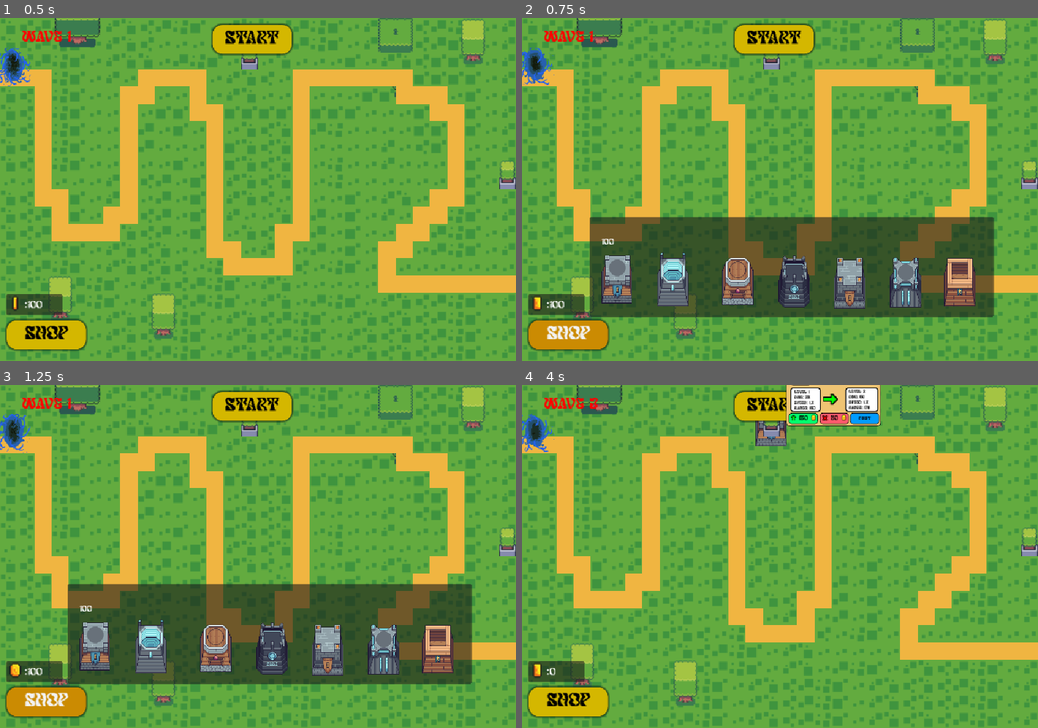
Above: before the commit, frames 1-4 (two rows, left to right).
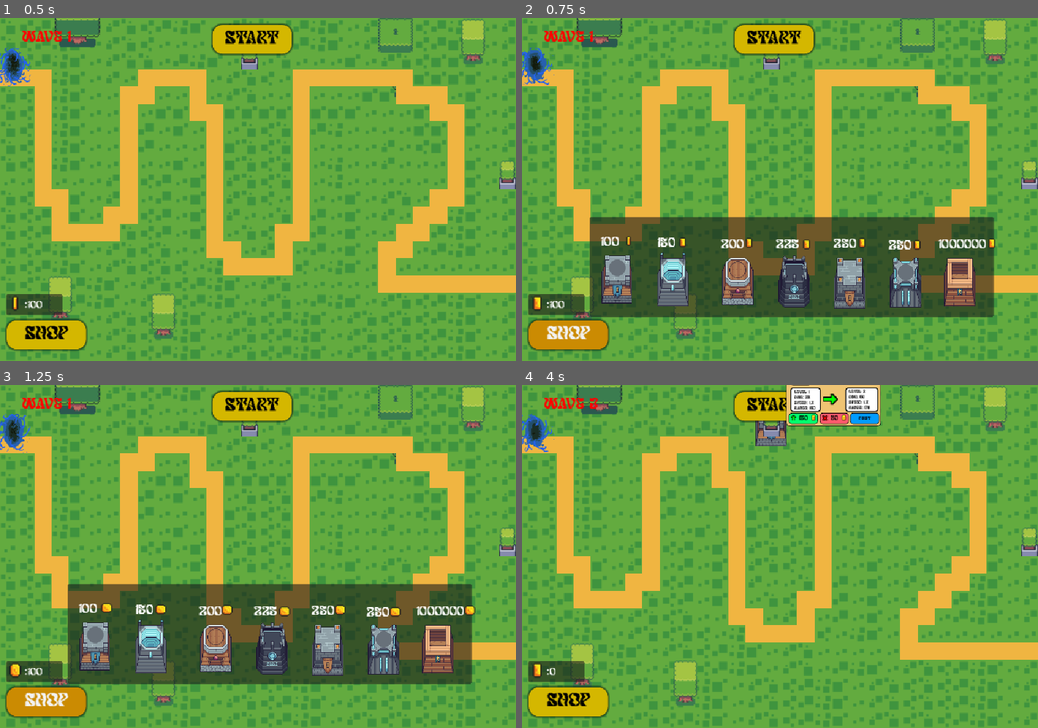
Above: after the commit, the same moments.

Repository: NNKD-Kevin/tower-defense
Game: Godot game, scene res://scenes/main.tscn
Two runs of this game, one before a commit and one after it. Both use one fixed random seed, a clock stepped at 60 frames per second and the inputs below.
Inputs (mouse positions are in pixels of both pictures, inside the frame that each line leads up to):
- Up to frame 1 (0.5 s): no input
- Up to frame 2 (0.75 s): click "Shop" at 0.5 s
- Up to frame 3 (1.25 s): no input
- Up to frame 4 (4 s): click "100" at 1.25 s; click "Start" at 2 s; click "Start" at 2.75 s; tap Enter at 3.5 s; drag from (769, 422) to (831, 481) at 3.52 s

Frame 1 is identical in both runs. In frame 2, 0.9% of the frame differs, in the area x 15-92%, y 63-68%; in frame 3, 1.1%, in the area x 15-93%, y 63-68%; in frame 4, less than 0.1%.

Commit message:
Writing dictionary and shop prices

Diff:
--- a/tower-defense/scenes/main.tscn
+++ b/tower-defense/scenes/main.tscn
@@ -955,84 +955,6 @@
 atlas = ExtResource("6_choun")
 region = Rect2(0, 0, 62, 128)
 
-[sub_resource type="StyleBoxEmpty" id="StyleBoxEmpty_0sxyj"]
-
-[sub_resource type="StyleBoxEmpty" id="StyleBoxEmpty_muem4"]
-
-[sub_resource type="StyleBoxEmpty" id="StyleBoxEmpty_dp3eg"]
-content_margin_bottom = 20.0
-
-[sub_resource type="StyleBoxEmpty" id="StyleBoxEmpty_0ld40"]
-
-[sub_resource type="AtlasTexture" id="AtlasTexture_d2pp6"]
-atlas = ExtResource("7_ya4ey")
-region = Rect2(0, 0, 64.54001, 192)
-
-[sub_resource type="StyleBoxEmpty" id="StyleBoxEmpty_o5tgd"]
-
-[sub_resource type="StyleBoxEmpty" id="StyleBoxEmpty_gqmmt"]
-
-[sub_resource type="StyleBoxEmpty" id="StyleBoxEmpty_yc10j"]
-content_margin_bottom = 20.0
-
-[sub_resource type="StyleBoxEmpty" id="StyleBoxEmpty_jscy8"]
-
-[sub_resource type="AtlasTexture" id="AtlasTexture_u7cuq"]
-atlas = ExtResource("8_eb6dy")
-region = Rect2(0, 0, 65.74997, 128)
-
-[sub_resource type="StyleBoxEmpty" id="StyleBoxEmpty_s5u3a"]
-
-[sub_resource type="StyleBoxEmpty" id="StyleBoxEmpty_pm3ni"]
-
-[sub_resource type="StyleBoxEmpty" id="StyleBoxEmpty_y6deb"]
-content_margin_bottom = 20.0
-
-[sub_resource type="StyleBoxEmpty" id="StyleBoxEmpty_og1vs"]
-
-[sub_resource type="AtlasTexture" id="AtlasTexture_o5tgd"]
-atlas = ExtResource("9_trceg")
-region = Rect2(0, 0, 64.54001, 128)
-
-[sub_resource type="StyleBoxEmpty" id="StyleBoxEmpty_8vrlf"]
-
-[sub_resource type="StyleBoxEmpty" id="StyleBoxEmpty_2wyq8"]
-
-[sub_resource type="StyleBoxEmpty" id="StyleBoxEmpty_vxglm"]
-content_margin_bottom = 20.0
-
-[sub_resource type="StyleBoxEmpty" id="StyleBoxEmpty_yq6so"]
-
-[sub_resource type="AtlasTexture" id="AtlasTexture_1vivr"]
-atlas = ExtResource("10_trceg")
-region = Rect2(0, 0, 64.80002, 128)
-
-[sub_resource type="StyleBoxEmpty" id="StyleBoxEmpty_v5gy4"]
-
-[sub_resource type="StyleBoxEmpty" id="StyleBoxEmpty_fv21b"]
-
-[sub_resource type="StyleBoxEmpty" id="StyleBoxEmpty_tel4y"]
-content_margin_bottom = 20.0
-
-[sub_resource type="StyleBoxEmpty" id="StyleBoxEmpty_qkpxi"]
-
-[sub_resource type="AtlasTexture" id="AtlasTexture_8vrlf"]
-atlas = ExtResource("11_a8y0u")
-region = Rect2(0, 0, 64.80002, 128)
-
-[sub_resource type="StyleBoxEmpty" id="StyleBoxEmpty_qbdty"]
-
-[sub_resource type="StyleBoxEmpty" id="StyleBoxEmpty_5q0nq"]
-
-[sub_resource type="StyleBoxEmpty" id="StyleBoxEmpty_dgi5k"]
-content_margin_bottom = 20.0
-
-[sub_resource type="StyleBoxEmpty" id="StyleBoxEmpty_j8jky"]
-
-[sub_resource type="AtlasTexture" id="AtlasTexture_v5gy4"]
-atlas = ExtResource("12_jkv2x")
-region = Rect2(0, 0, 64.80002, 192)
-
 [sub_resource type="AtlasTexture" id="AtlasTexture_o6xl0"]
 atlas = ExtResource("6_tefeu")
 region = Rect2(0, 0, 16, 16)
@@ -1124,6 +1046,84 @@
 "name": &"default",
 "speed": 5.0
 }]
+
+[sub_resource type="StyleBoxEmpty" id="StyleBoxEmpty_0sxyj"]
+
+[sub_resource type="StyleBoxEmpty" id="StyleBoxEmpty_muem4"]
+
+[sub_resource type="StyleBoxEmpty" id="StyleBoxEmpty_dp3eg"]
+content_margin_bottom = 20.0
+
+[sub_resource type="StyleBoxEmpty" id="StyleBoxEmpty_0ld40"]
+
+[sub_resource type="AtlasTexture" id="AtlasTexture_d2pp6"]
+atlas = ExtResource("7_ya4ey")
+region = Rect2(0, 0, 64.54001, 192)
+
+[sub_resource type="StyleBoxEmpty" id="StyleBoxEmpty_o5tgd"]
+
+[sub_resource type="StyleBoxEmpty" id="StyleBoxEmpty_gqmmt"]
+
+[sub_resource type="StyleBoxEmpty" id="StyleBoxEmpty_yc10j"]
+content_margin_bottom = 20.0
+
+[sub_resource type="StyleBoxEmpty" id="StyleBoxEmpty_jscy8"]
+
+[sub_resource type="AtlasTexture" id="AtlasTexture_u7cuq"]
+atlas = ExtResource("8_eb6dy")
+region = Rect2(0, 0, 65.74997, 128)
+
+[sub_resource type="StyleBoxEmpty" id="StyleBoxEmpty_s5u3a"]
+
+[sub_resource type="StyleBoxEmpty" id="StyleBoxEmpty_pm3ni"]
+
+[sub_resource type="StyleBoxEmpty" id="StyleBoxEmpty_y6deb"]
+content_margin_bottom = 20.0
+
+[sub_resource type="StyleBoxEmpty" id="StyleBoxEmpty_og1vs"]
+
+[sub_resource type="AtlasTexture" id="AtlasTexture_o5tgd"]
+atlas = ExtResource("9_trceg")
+region = Rect2(0, 0, 64.54001, 128)
+
+[sub_resource type="StyleBoxEmpty" id="StyleBoxEmpty_8vrlf"]
+
+[sub_resource type="StyleBoxEmpty" id="StyleBoxEmpty_2wyq8"]
+
+[sub_resource type="StyleBoxEmpty" id="StyleBoxEmpty_vxglm"]
+content_margin_bottom = 20.0
+
+[sub_resource type="StyleBoxEmpty" id="StyleBoxEmpty_yq6so"]
+
+[sub_resource type="AtlasTexture" id="AtlasTexture_1vivr"]
+atlas = ExtResource("10_trceg")
+region = Rect2(0, 0, 64.80002, 128)
+
+[sub_resource type="StyleBoxEmpty" id="StyleBoxEmpty_v5gy4"]
+
+[sub_resource type="StyleBoxEmpty" id="StyleBoxEmpty_fv21b"]
+
+[sub_resource type="StyleBoxEmpty" id="StyleBoxEmpty_tel4y"]
+content_margin_bottom = 20.0
+
+[sub_resource type="StyleBoxEmpty" id="StyleBoxEmpty_qkpxi"]
+
+[sub_resource type="AtlasTexture" id="AtlasTexture_8vrlf"]
+atlas = ExtResource("11_a8y0u")
+region = Rect2(0, 0, 64.80002, 128)
+
+[sub_resource type="StyleBoxEmpty" id="StyleBoxEmpty_qbdty"]
+
+[sub_resource type="StyleBoxEmpty" id="StyleBoxEmpty_5q0nq"]
+
+[sub_resource type="StyleBoxEmpty" id="StyleBoxEmpty_dgi5k"]
+content_margin_bottom = 20.0
+
+[sub_resource type="StyleBoxEmpty" id="StyleBoxEmpty_j8jky"]
+
+[sub_resource type="AtlasTexture" id="AtlasTexture_v5gy4"]
+atlas = ExtResource("12_jkv2x")
+region = Rect2(0, 0, 64.80002, 192)
 
 [node name="Node2D2" type="Node2D" unique_id=1826028556]
 script = ExtResource("1_tbgi4")
@@ -1208,11 +1208,26 @@
 icon = SubResource("AtlasTexture_auskg")
 
 [node name="Label" type="Label" parent="CanvasLayer/Panel/tower1" unique_id=1967089739]
-layout_mode = 0
-offset_right = 40.0
-offset_bottom = 23.0
+layout_mode = 1
+anchors_preset = -1
+anchor_left = 1.626
+anchor_top = -1.2360001
+anchor_right = 1.626
+anchor_bottom = -1.2360001
+offset_left = -122.324005
+offset_top = 164.09601
+offset_right = -77.324005
+offset_bottom = 192.09601
 theme_override_fonts/font = ExtResource("5_tefeu")
+theme_override_font_sizes/font_size = 25
 text = "100"
+
+[node name="AnimatedSprite2D" type="AnimatedSprite2D" parent="CanvasLayer/Panel/tower1" unique_id=1774910726]
+position = Vector2(55, 5.0000153)
+scale = Vector2(2.25, 1.9999981)
+sprite_frames = SubResource("SpriteFrames_tbgi4")
+autoplay = "default"
+frame_progress = 0.085196815
 
 [node name="tower2" type="Button" parent="CanvasLayer/Panel" unique_id=86148371]
 layout_mode = 0
@@ -1226,6 +1241,28 @@
 theme_override_styles/focus = SubResource("StyleBoxEmpty_0ld40")
 icon = SubResource("AtlasTexture_d2pp6")
 
+[node name="Label2" type="Label" parent="CanvasLayer/Panel/tower2" unique_id=63581044]
+layout_mode = 1
+anchors_preset = -1
+anchor_left = 1.626
+anchor_top = -1.2360001
+anchor_right = 1.626
+anchor_bottom = -1.2360001
+offset_left = -117.07201
+offset_top = 303.2
+offset_right = -72.07201
+offset_bottom = 331.2
+theme_override_fonts/font = ExtResource("5_tefeu")
+theme_override_font_sizes/font_size = 25
+text = "100"
+
+[node name="AnimatedSprite2D" type="AnimatedSprite2D" parent="CanvasLayer/Panel/tower2" unique_id=592915719]
+position = Vector2(52, 66.000015)
+scale = Vector2(2.25, 1.9999981)
+sprite_frames = SubResource("SpriteFrames_tbgi4")
+autoplay = "default"
+frame_progress = 0.62871045
+
 [node name="tower3" type="Button" parent="CanvasLayer/Panel" unique_id=1688739406]
 layout_mode = 0
 offset_left = 269.0
@@ -1238,6 +1275,28 @@
 theme_override_styles/focus = SubResource("StyleBoxEmpty_jscy8")
 icon = SubResource("AtlasTexture_u7cuq")
 
+[node name="Label3" type="Label" parent="CanvasLayer/Panel/tower3" unique_id=1425668948]
+layout_mode = 1
+anchors_preset = -1
+anchor_left = 1.626
+anchor_top = -1.2360001
+anchor_right = 1.626
+anchor_bottom = -1.2360001
+offset_left = -120.69801
+offset_top = 165.09601
+offset_right = -75.69801
+offset_bottom = 193.09601
+theme_override_fonts/font = ExtResource("5_tefeu")
+theme_override_font_sizes/font_size = 25
+text = "100"
+
+[node name="AnimatedSprite2D" type="AnimatedSprite2D" parent="CanvasLayer/Panel/tower3" unique_id=226162820]
+position = Vector2(55, 5.0000153)
+scale = Vector2(2.25, 1.9999981)
+sprite_frames = SubResource("SpriteFrames_tbgi4")
+autoplay = "default"
+frame_progress = 0.62871045
+
 [node name="tower5" type="Button" parent="CanvasLayer/Panel" unique_id=952758299]
 layout_mode = 0
 offset_left = 384.0
@@ -1250,6 +1309,28 @@
 theme_override_styles/focus = SubResource("StyleBoxEmpty_og1vs")
 icon = SubResource("AtlasTexture_o5tgd")
 
+[node name="Label5" type="Label" parent="CanvasLayer/Panel/tower5" unique_id=1063255410]
+layout_mode = 1
+anchors_preset = -1
+anchor_left = 1.626
+anchor_top = -1.2360001
+anchor_right = 1.626
+anchor_bottom = -1.2360001
+offset_left = -109.064
+offset_top = 146.20801
+offset_right = -64.063995
+offset_bottom = 174.20801
+theme_override_fonts/font = ExtResource("5_tefeu")
+theme_override_font_sizes/font_size = 25
+text = "100"
+
+[node name="AnimatedSprite2D" type="AnimatedSprite2D" parent="CanvasLayer/Panel/tower5" unique_id=1605592167]
+position = Vector2(57, -0.99998474)
+scale = Vector2(2.25, 1.9999981)
+sprite_frames = SubResource("SpriteFrames_tbgi4")
+autoplay = "default"
+frame_progress = 0.62871045
+
 [node name="tower6" type="Button" parent="CanvasLayer/Panel" unique_id=883083611]
 layout_mode = 0
 offset_left = 497.0
@@ -1262,6 +1343,28 @@
 theme_override_styles/focus = SubResource("StyleBoxEmpty_yq6so")
 icon = SubResource("AtlasTexture_1vivr")
 
+[node name="Label6" type="Label" parent="CanvasLayer/Panel/tower6" unique_id=506149471]
+layout_mode = 1
+anchors_preset = -1
+anchor_left = 1.626
+anchor_top = -1.2360001
+anchor_right = 1.626
+anchor_bottom = -1.2360001
+offset_left = -105.064
+offset_top = 143.20801
+offset_right = -60.064003
+offset_bottom = 171.20801
+theme_override_fonts/font = ExtResource("5_tefeu")
+theme_override_font_sizes/font_size = 25
+text = "100"
+
+[node name="AnimatedSprite2D" type="AnimatedSprite2D" parent="CanvasLayer/Panel/tower6" unique_id=14311879]
+position = Vector2(57, -5.9999847)
+scale = Vector2(2.25, 1.9999981)
+sprite_frames = SubResource("SpriteFrames_tbgi4")
+autoplay = "default"
+frame_progress = 0.62871045
+
 [node name="tower7" type="Button" parent="CanvasLayer/Panel" unique_id=868990379]
 layout_mode = 0
 offset_left = 611.0
@@ -1274,6 +1377,28 @@
 theme_override_styles/focus = SubResource("StyleBoxEmpty_qkpxi")
 icon = SubResource("AtlasTexture_8vrlf")
 
+[node name="Label7" type="Label" parent="CanvasLayer/Panel/tower7" unique_id=879472018]
+layout_mode = 1
+anchors_preset = -1
+anchor_left = 1.626
+anchor_top = -1.2360001
+anchor_right = 1.626
+anchor_bottom = -1.2360001
+offset_left = -107.064
+offset_top = 148.20801
+offset_right = -62.064003
+offset_bottom = 176.20801
+theme_override_fonts/font = ExtResource("5_tefeu")
+theme_override_font_sizes/font_size = 25
+text = "100"
+
+[node name="AnimatedSprite2D" type="AnimatedSprite2D" parent="CanvasLayer/Panel/tower7" unique_id=2051183327]
+position = Vector2(55, 1.5258789e-05)
+scale = Vector2(2.25, 1.9999981)
+sprite_frames = SubResource("SpriteFrames_tbgi4")
+autoplay = "default"
+frame_progress = 0.62871045
+
 [node name="tower8" type="Button" parent="CanvasLayer/Panel" unique_id=454157653]
 layout_mode = 0
 offset_left = 721.0
@@ -1285,6 +1410,28 @@
 theme_override_styles/hover = SubResource("StyleBoxEmpty_dgi5k")
 theme_override_styles/focus = SubResource("StyleBoxEmpty_j8jky")
 icon = SubResource("AtlasTexture_v5gy4")
+
+[node name="Label8" type="Label" parent="CanvasLayer/Panel/tower8" unique_id=1737512538]
+layout_mode = 1
+anchors_preset = -1
+anchor_left = 1.626
+anchor_top = -1.2360001
+anchor_right = 1.626
+anchor_bottom = -1.2360001
+offset_left = -116.064
+offset_top = 292.312
+offset_right = -71.064
+offset_bottom = 320.312
+theme_override_fonts/font = ExtResource("5_tefeu")
+theme_override_font_sizes/font_size = 25
+text = "100"
+
+[node name="AnimatedSprite2D" type="AnimatedSprite2D" parent="CanvasLayer/Panel/tower8" unique_id=1621791308]
+position = Vector2(97, 64.000015)
+scale = Vector2(2.25, 1.9999981)
+sprite_frames = SubResource("SpriteFrames_tbgi4")
+autoplay = "default"
+frame_progress = 0.62871045
 
 [node name="Shop" type="Button" parent="CanvasLayer" unique_id=1427675814]
 offset_left = 14.0
--- a/tower-defense/scenes/tower.tscn
+++ b/tower-defense/scenes/tower.tscn
@@ -1930,7 +1930,7 @@
 sprite_frames = SubResource("SpriteFrames_8vrlf")
 animation = &"default_2"
 autoplay = "default_2"
-frame_progress = 0.06452138
+frame_progress = 0.62871385
 
 [node name="SellButton" type="Button" parent="Menu/Panel" unique_id=695184032]
 layout_mode = 0
@@ -1958,7 +1958,7 @@
 sprite_frames = SubResource("SpriteFrames_8vrlf")
 animation = &"default_2"
 autoplay = "default_2"
-frame_progress = 0.49392825
+frame_progress = 0.058104645
 
 [node name="PriorityButton" type="Button" parent="Menu/Panel" unique_id=197946322]
 layout_mode = 0
--- a/tower-defense/scripts/game_control.gd
+++ b/tower-defense/scripts/game_control.gd
@@ -8,6 +8,23 @@
 @onready var red_overlay: ColorRect = $RedOverlay
 @onready var portal: AnimatedSprite2D = $Portal
 
+@onready var label: Label = $CanvasLayer/Panel/tower1/Label
+@onready var label_2: Label = $CanvasLayer/Panel/tower2/Label2
+@onready var label_3: Label = $CanvasLayer/Panel/tower3/Label3
+@onready var label_5: Label = $CanvasLayer/Panel/tower5/Label5
+@onready var label_6: Label = $CanvasLayer/Panel/tower6/Label6
+@onready var label_7: Label = $CanvasLayer/Panel/tower7/Label7
+@onready var label_8: Label = $CanvasLayer/Panel/tower8/Label8
+@onready var labels = {
+	'1': label, '2': label_2, '3': label_3, '5': label_5,
+	'6': label_6, '7': label_7, '8': label_8,
+}
+
+
+
+
+
+
 var shop_on=false
 var spawning=false
 var enemy=preload('res://scenes/enemy.tscn')
@@ -16,7 +33,8 @@
 func _ready() -> void:
 	green_overlay.visible=false
 	red_overlay.visible=false
-
+	for t in labels:
+		labels[t].text = str(TowerData.STATS[t].costs[0])
 func _input(event: InputEvent) -> void:
 	if Input.is_action_just_pressed("spawn"):
 		spawn_enemy('blood')
--- a/tower-defense/scripts/tower_data.gd
+++ b/tower-defense/scripts/tower_data.gd
@@ -1,9 +1,10 @@
 extends Node
 const STATS={
 	"1":{"name":"crossbow tower",'costs':[100,150,300],'stats':{'damage':[25,50,75],'speed':[1.2,1.2,1],'range':[150,175,250]}},
-	'2':{"name":'lightning tower','costs':[150,250,350]},'stats':{'damage':[40,80,100],'speed':[3,3,3],'range':[120,140,180],'duration':[2,2,4]},
+	'2':{"name":'lightning tower','costs':[150,250,350],'stats':{'damage':[40,80,100],'speed':[3,3,3],'range':[120,140,180],'duration':[2,2,4]}},
 	'3':{'name':'bomb tower','costs':[200,300,400],'stats':{'damage':[30,50,80],'speed':[3,3,2.4],'range':[130,150,180],'radius':[40,70,100]}},
-	'5':{'name':'light tower','costs':[225,275,500],'stats':{'damage':[20,40,80],'speed':[4.4,2.75,2.2],'range':[150,175,200],'distance':[75,90,120]},
-	'6':{"name":'golden tower','cost':[250,325,600],'stats':{'damage':[10,20,30],'speed':[0.25,0.2,0.1],'range':[175,225,275]}}
-	}
+	'5':{'name':'light tower','costs':[225,275,500],'stats':{'damage':[20,40,80],'speed':[4.4,2.75,2.2],'range':[150,175,200],'distance':[75,90,120]}},
+	'6':{"name":'golden tower','costs':[250,400,600],'stats':{'damage':[10,20,30],'speed':[0.25,0.2,0.1],'range':[175,225,275]}},
+	'7':{"name":'fire tower','costs':[250,300,350],'stats':{'damage':[]}},
+	'8':{'name':'judgement tower','costs':[1000000,2000000,3000000],'stats':{}}
 }
